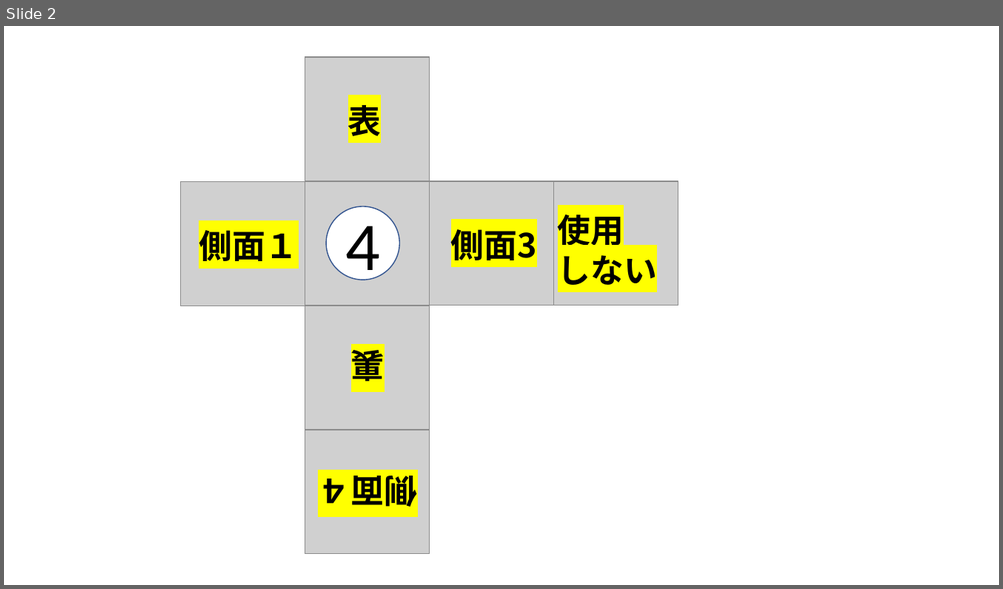
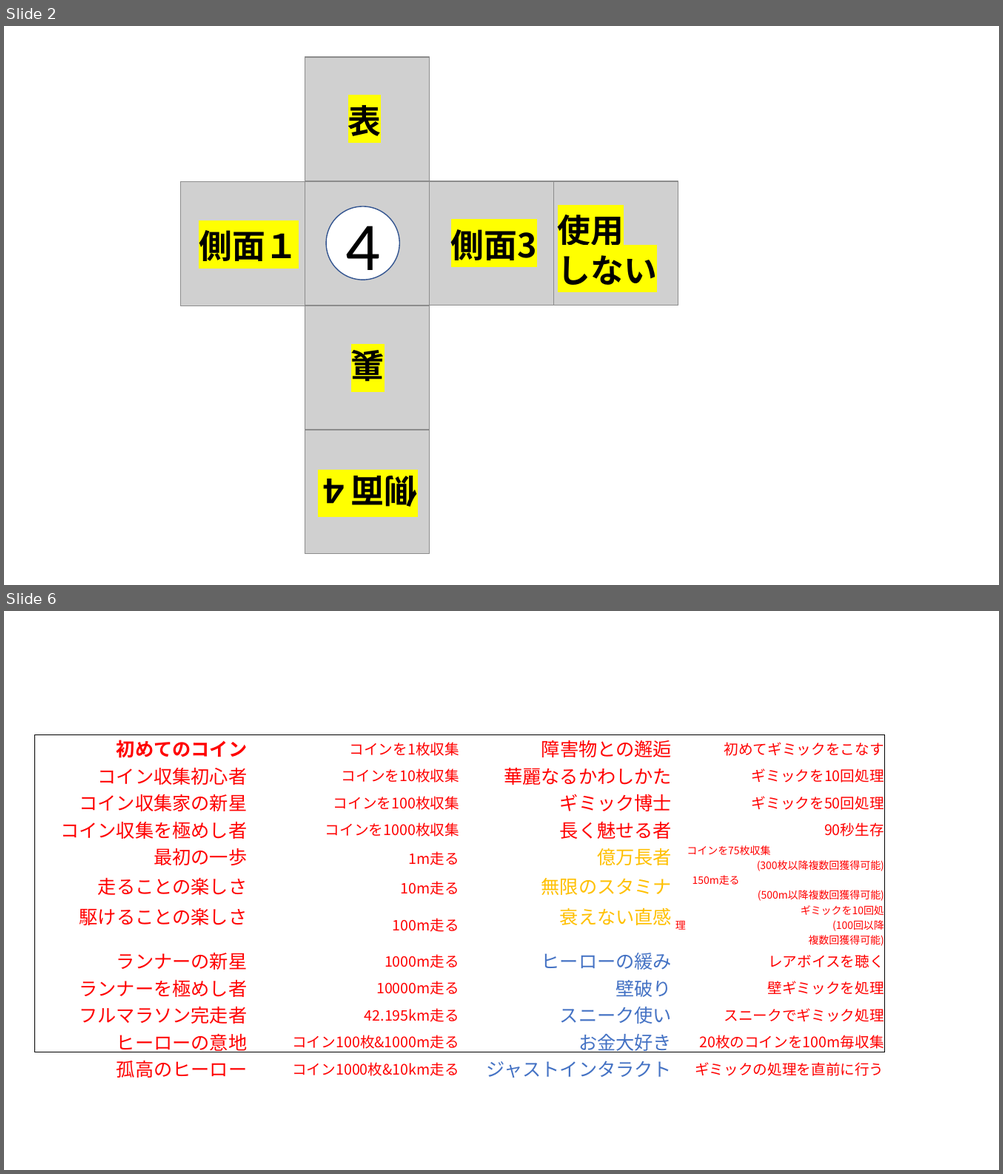
Before and after one commit to OKKU-Okuda/HEW, a slide deck: HEW/data/TEXTURE/ロゴ作成.pptx. Shown one above the other, each under a label of ours: slide 2 before the commit, slides 2 and 6 after it; the slides between them are not shown. The pictures are 1003x589 and 1003x1174 pixels, drawn with LibreOffice and Linux fonts; fonts in the diff are those of the drawing; grey boxes stand for pictures. Boxes give left, top, right and bottom in pixels: in the first picture for what was removed or moved away, otherwise in the second. Text is boxed around its words. In the diff, an @@ line names an element or a change of style, - is before the commit and + after.

```diff
--- a/HEW/data/TEXTURE/ロゴ作成.pptx
+++ b/HEW/data/TEXTURE/ロゴ作成.pptx
@@ slide 6 added at <box>4,611,999,1170</box>, background #FFFFFF @@
@@ rectangle added at <box>34,735,884,1052</box>, outline #000000 0.25 pt @@
@@ table added at <box>34,735,885,1081</box>, 12 rows, 4 columns @@
+初めてのコイン | コインを1枚収集 | 障害物との邂逅 | 初めてギミックをこなす
+コイン収集初心者 | コインを10枚収集 | 華麗なるかわしかた | ギミックを10回処理
+コイン収集家の新星 | コインを100枚収集 | ギミック博士 | ギミックを50回処理
+コイン収集を極めし者 | コインを1000枚収集 | 長く魅せる者 | 90秒生存
+最初の一歩 | 1m走る | 億万長者 | コインを75枚収集 (300枚以降複数回獲得可能)
+走ることの楽しさ | 10m走る | 無限のスタミナ | 150m走る (500m以降複数回獲得可能)
+駆けることの楽しさ | 100m走る | 衰えない直感 | ギミックを10回処理 (100回以降複数回獲得可能)
+ランナーの新星 | 1000m走る | ヒーローの緩み | レアボイスを聴く
+ランナーを極めし者 | 10000m走る | 壁破り | 壁ギミックを処理
+フルマラソン完走者 | 42.195km走る | スニーク使い | スニークでギミック処理
+ヒーローの意地 | コイン100枚&1000m走る | お金大好き | 20枚のコインを100m毎収集
+孤高のヒーロー | コイン1000枚&10km走る | ジャストインタラクト | ギミックの処理を直前に行う
```
Also in this commit, not shown: 4 other slides added, 2 slides removed, 26 other files.
